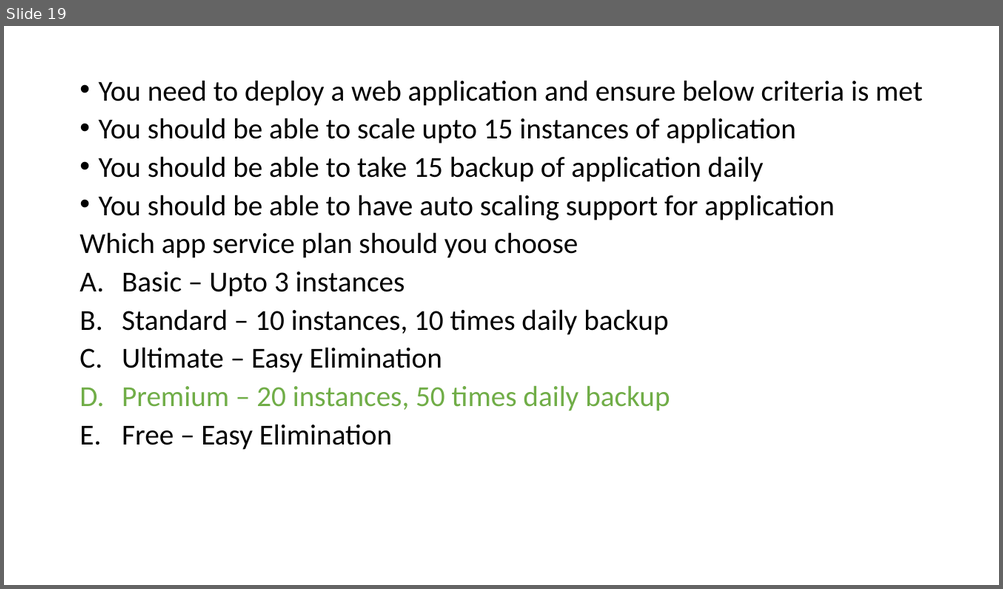
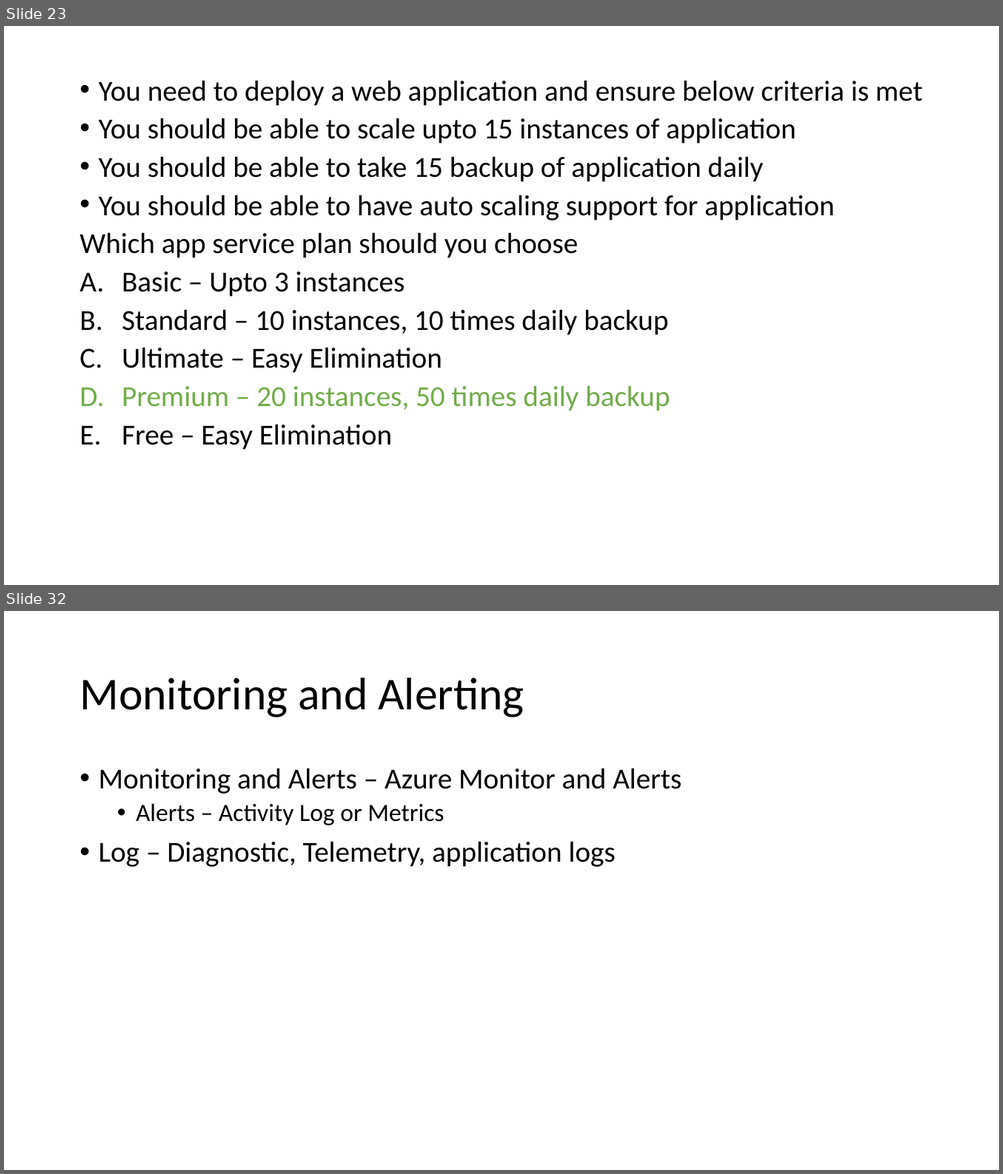
Before and after one commit to BhavaniN5/03June-AZ305, a slide deck: Business Continuity and Resiliency.pptx. Shown one above the other, each under a label of ours: slide 19 before the commit, slides 23 and 32 after it; the slides between them are not shown. The pictures are 1003x589 and 1003x1174 pixels, drawn with LibreOffice and Linux fonts; fonts in the diff are those of the drawing. Boxes give left, top, right and bottom in pixels: in the first picture for what was removed or moved away, otherwise in the second. Text is boxed around its words. In the diff, an @@ line names an element or a change of style, - is before the commit and + after.

```diff
--- a/Business Continuity and Resiliency.pptx
+++ b/Business Continuity and Resiliency.pptx
@@ slide 32 added at box(4, 611, 999, 1170), background #FFFFFF @@
@@ title added at box(79, 678, 523, 718), 44 pt, text #000000 @@
+Monitoring and Alerting
@@ text added at box(99, 768, 681, 867), 28 pt, text #000000 @@
+• Monitoring and Alerts – Azure Monitor and Alerts
+  • Alerts – Activity Log or Metrics
+• Log – Diagnostic, Telemetry, application logs
@@ what was slide 19 is now slide 23 @@
```
Also in this commit, not shown: 13 other slides added.
